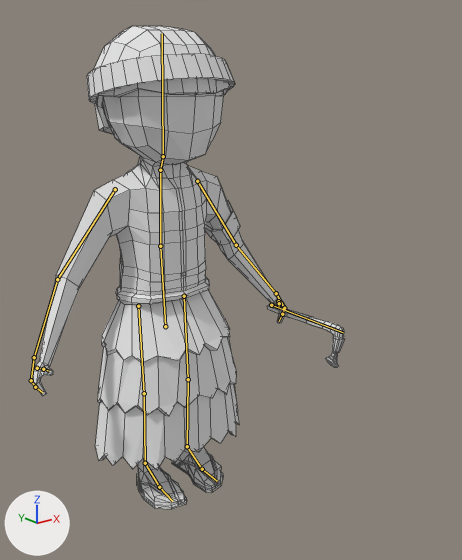
Renders of the Blender file Map/Assets/Models/Summerian_civil/summerian_civil_axe.blend from each side of a commit.
Camera for both pictures: a 50 mm lens placed at (-10.28, -16.1, 12.99), pointed at (0.25, -2.94, 7.72). The axes (+X, +Y, +Z) are drawn at lower left. The lights are the same throughout. The bones that bend it are drawn over the model as lines. Mesh edges are drawn as thin lines.

The first picture shows 'Summerian Civil'.
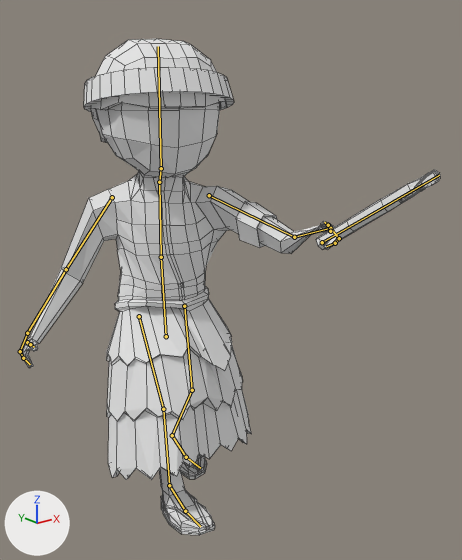
Commit message: fight animation
Fight animation done

The newer file adds an action. The first version stands in its rest pose; the second is drawn at frame 16 of the action 'SumerianCivilAxe_Fight'.

Patch to the scene script:
```diff
--- a/Map/Assets/Models/Summerian_civil/summerian_civil_axe.blend.py
+++ b/Map/Assets/Models/Summerian_civil/summerian_civil_axe.blend.py
@@ bone_abdomen @@
 bone_abdomen = bpy.data.objects['Armature'].pose.bones['abdomen']  # child of 'root'
-bone_abdomen.location = (0.0, 0.0, 0.0)
+bone_abdomen.location = (0.0, -0.34, -0.01)
@@ bone_pecho @@
 bone_pecho = bpy.data.objects['Armature'].pose.bones['pecho']  # child of 'abdomen'
-bone_pecho.rotation_quaternion = (1.0, 0.0, 0.0, 0.0)  # degrees (0, 0, 0)
+bone_pecho.rotation_quaternion = (0.97, 0.0, -0.245, -0.011)  # degrees (0, -28, -1)
@@ bone_cabeza @@
 bone_cabeza = bpy.data.objects['Armature'].pose.bones['cabeza']  # child of 'cuello'
-bone_cabeza.rotation_quaternion = (1.0, 0.0, 0.0, 0.0)  # degrees (0, 0, 0)
+bone_cabeza.rotation_quaternion = (0.992, 0.0, 0.122, 0.008)  # degrees (0, 14, 1)
@@ bone_brazo_l @@
 bone_brazo_l = bpy.data.objects['Armature'].pose.bones['brazo_L']  # child of 'pecho'
-bone_brazo_l.rotation_quaternion = (1.0, 0.0, 0.0, 0.0)  # degrees (0, 0, 0)
+bone_brazo_l.rotation_quaternion = (0.814, 0.319, 0.379, -0.303)  # degrees (30, 54, -25)
@@ bone_antebrazo_l @@
 bone_antebrazo_l = bpy.data.objects['Armature'].pose.bones['antebrazo_L']  # child of 'brazo_L'
-bone_antebrazo_l.rotation_quaternion = (1.0, 0.0, 0.0, 0.0)  # degrees (0, 0, 0)
+bone_antebrazo_l.rotation_quaternion = (0.472, 0.358, -0.767, -0.246)  # degrees (121, -33, -111)
@@ bone_mano_l @@
 bone_mano_l = bpy.data.objects['Armature'].pose.bones['mano_L']  # child of 'antebrazo_L'
-bone_mano_l.rotation_quaternion = (1.0, 0.0, 0.0, 0.0)  # degrees (0, 0, 0)
+bone_mano_l.rotation_quaternion = (0.951, -0.109, 0.099, 0.273)  # degrees (-9, 14, 31)
@@ bone_hacha @@
 bone_hacha = bpy.data.objects['Armature'].pose.bones['Hacha']  # child of 'mano_L'
-bone_hacha.location = (0.0, 0.0, 0.0)
-bone_hacha.rotation_quaternion = (1.0, 0.0, 0.0, 0.0)  # degrees (0, 0, 0)
+bone_hacha.location = (-0.03, 0.03, 0.08)
+bone_hacha.rotation_quaternion = (0.934, -0.072, -0.223, -0.271)  # degrees (-1, -27, -32)
@@ bone_brazo_r @@
 bone_brazo_r = bpy.data.objects['Armature'].pose.bones['brazo_R']  # child of 'pecho'
-bone_brazo_r.rotation_quaternion = (1.0, 0.0, 0.0, 0.0)  # degrees (0, 0, 0)
+bone_brazo_r.rotation_quaternion = (0.994, -0.021, -0.02, -0.109)  # degrees (-2, -2, -12)
@@ bone_antebrazo_r @@
 bone_antebrazo_r = bpy.data.objects['Armature'].pose.bones['antebrazo_R']  # child of 'brazo_R'
-bone_antebrazo_r.rotation_quaternion = (1.0, 0.0, 0.0, 0.0)  # degrees (0, 0, 0)
+bone_antebrazo_r.rotation_quaternion = (0.993, 0.097, 0.008, 0.066)  # degrees (11, 0, 8)
@@ bone_pie_l_control @@
 bone_pie_l_control = bpy.data.objects['Armature'].pose.bones['pie_L_control']  # child of 'root'
-bone_pie_l_control.location = (0.0, 0.0, 0.0)
+bone_pie_l_control.location = (-0.01, -0.94, 0.0)
@@ bone_pie_r_control @@
 bone_pie_r_control = bpy.data.objects['Armature'].pose.bones['pie_R_control']  # child of 'root'
-bone_pie_r_control.location = (0.0, 0.0, 0.0)
+bone_pie_r_control.location = (-0.02, 1.49, -0.04)
```

Location of each change, (x1, y1, x2, y2) in pixels of the pictures (462 x 560 px):
'Summerian Civil', posed (34% wider): before (31, 26, 345, 509); after (21, 39, 441, 535)
bone 'abdomen', root to tip: before (165, 326) to (160, 246); after (166, 336) to (161, 257)
bone 'pecho', root to tip: before (160, 246) to (160, 170); after (161, 257) to (159, 182)
bone 'cabeza', root to tip: before (163, 156) to (162, 33); after (161, 168) to (158, 46)
bone 'brazo_L', root to tip: before (197, 181) to (236, 245); after (209, 195) to (294, 237)
bone 'antebrazo_L', root to tip: before (236, 245) to (276, 293); after (294, 237) to (330, 228)
bone 'mano_L', root to tip: before (276, 293) to (284, 308); after (330, 228) to (339, 238)
bone 'Hacha', root to tip: before (271, 305) to (343, 332); after (322, 242) to (439, 175)
bone 'brazo_R', root to tip: before (115, 189) to (57, 279); after (112, 197) to (66, 269)
bone 'antebrazo_R', root to tip: before (57, 279) to (34, 357); after (66, 269) to (27, 333)
